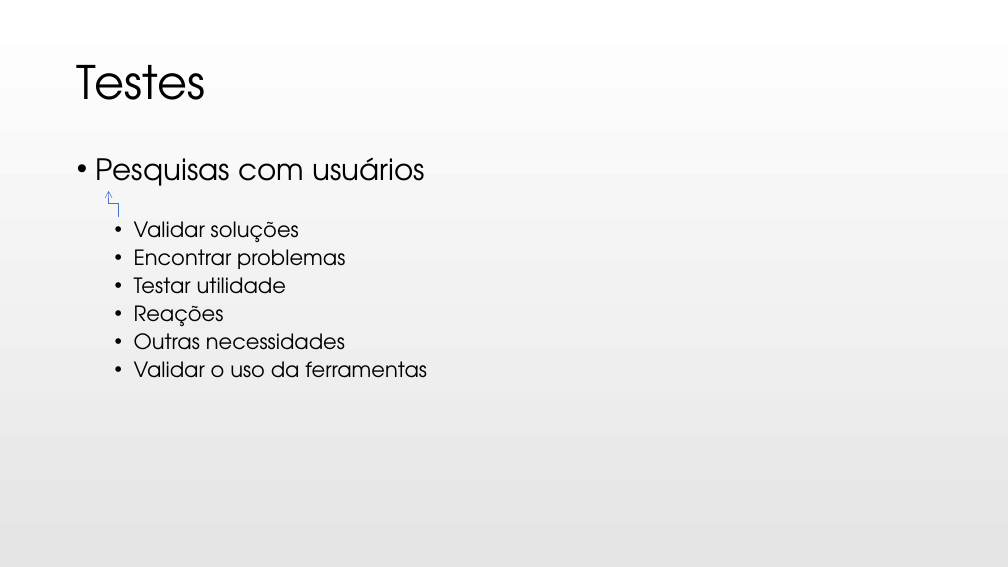
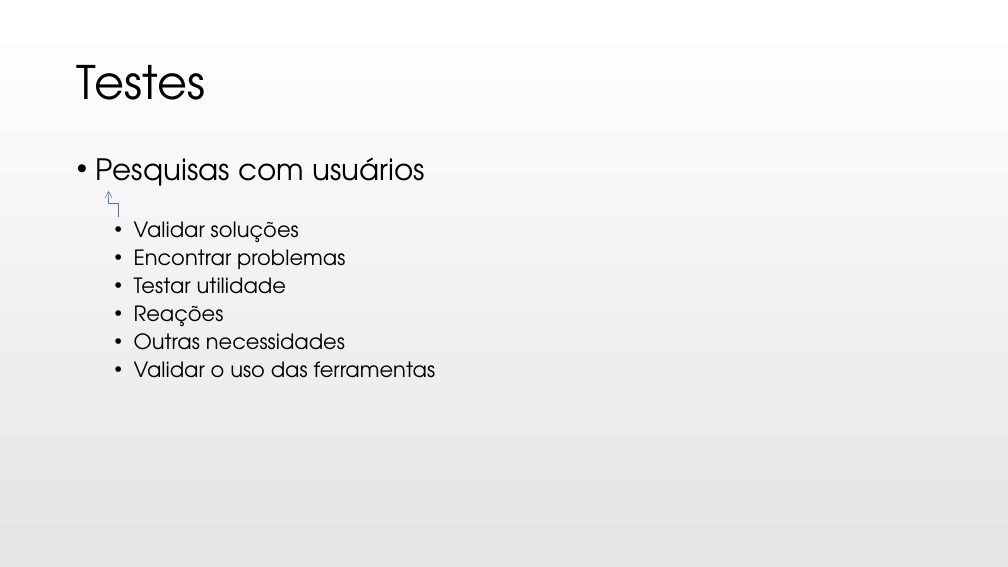
Before and after one commit to q-box/q-box.github.io, a slide deck: slide 17 of ux/Slide UX Design 02.pptx. Drawn at 1008x567 pixels with LibreOffice and Linux fonts; fonts in the diff are those of the drawing. Boxes give left, top, right and bottom in pixels: in the first picture for what was removed or moved away, otherwise in the second. Text is boxed around its words. In the diff, an @@ line names an element or a change of style, - is before the commit and + after.

```diff
--- a/ux/Slide UX Design 02.pptx
+++ b/ux/Slide UX Design 02.pptx
@@ text at (134,361,436,378): text changed @@
-  • Validar o uso da ferramentas
+  • Validar o uso das ferramentas
```
Also in this commit, not shown: 1 other slide changed.
